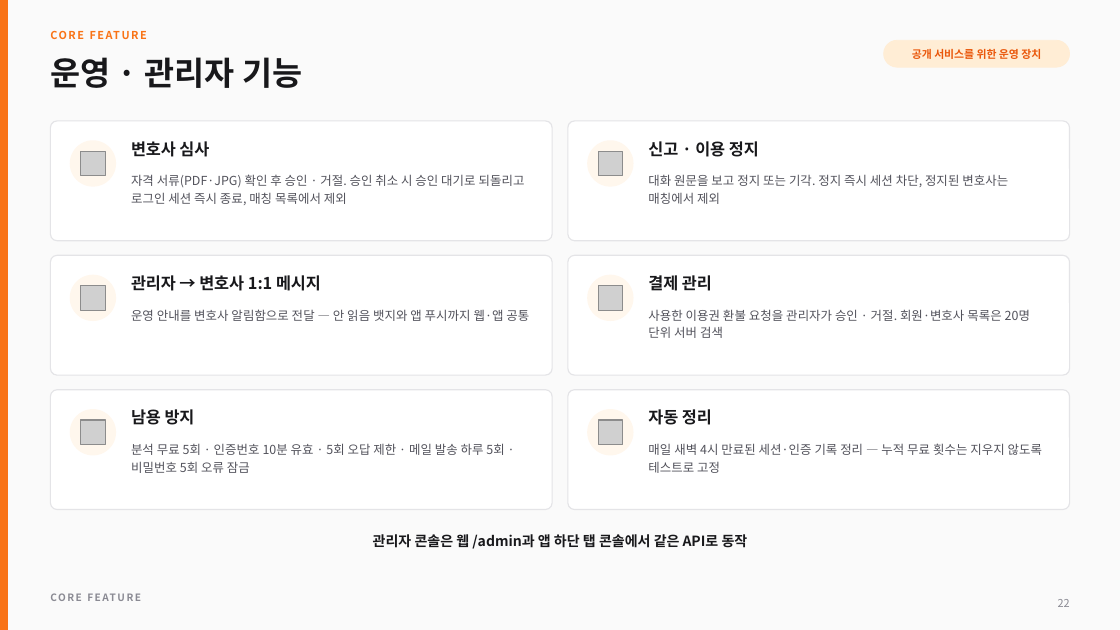
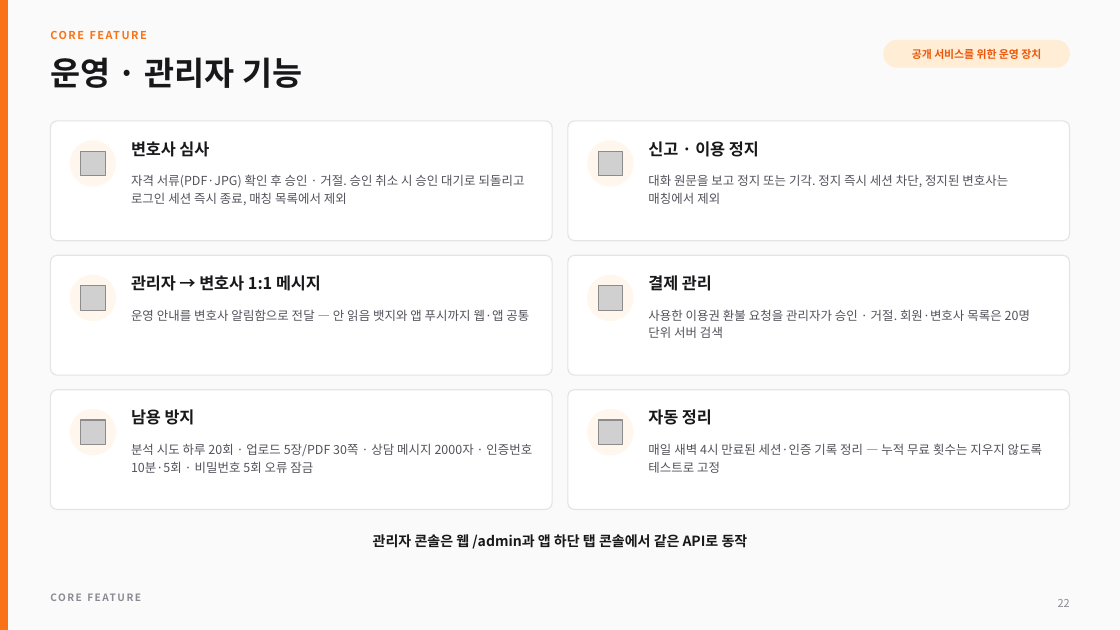
Before and after one commit to chean0830/guard-project, a slide deck: slide 22 of docs/portfolio/ProjectGuard_Portfolio.pptx. Drawn at 1120x630 pixels with LibreOffice and Linux fonts; fonts in the diff are those of the drawing; grey boxes stand for pictures. Boxes give left, top, right and bottom in pixels: in the first picture for what was removed or moved away, otherwise in the second. Text is boxed around its words. In the diff, an @@ line names an element or a change of style, - is before the commit and + after.

```diff
--- a/docs/portfolio/ProjectGuard_Portfolio.pptx
+++ b/docs/portfolio/ProjectGuard_Portfolio.pptx
@@ text at (131,443,532,473): text changed @@
-분석 무료 5회 · 인증번호 10분 유효 · 5회 오답 제한 · 메일 발송 하루 5회 · 비밀번호 5회 오류 잠금
+분석 시도 하루 20회 · 업로드 5장/PDF 30쪽 · 상담 메시지 2000자 · 인증번호 10분·5회 · 비밀번호 5회 오류 잠금
```
Also in this commit, not shown: 11 other slides changed, 1 slide added, 21 other files.
